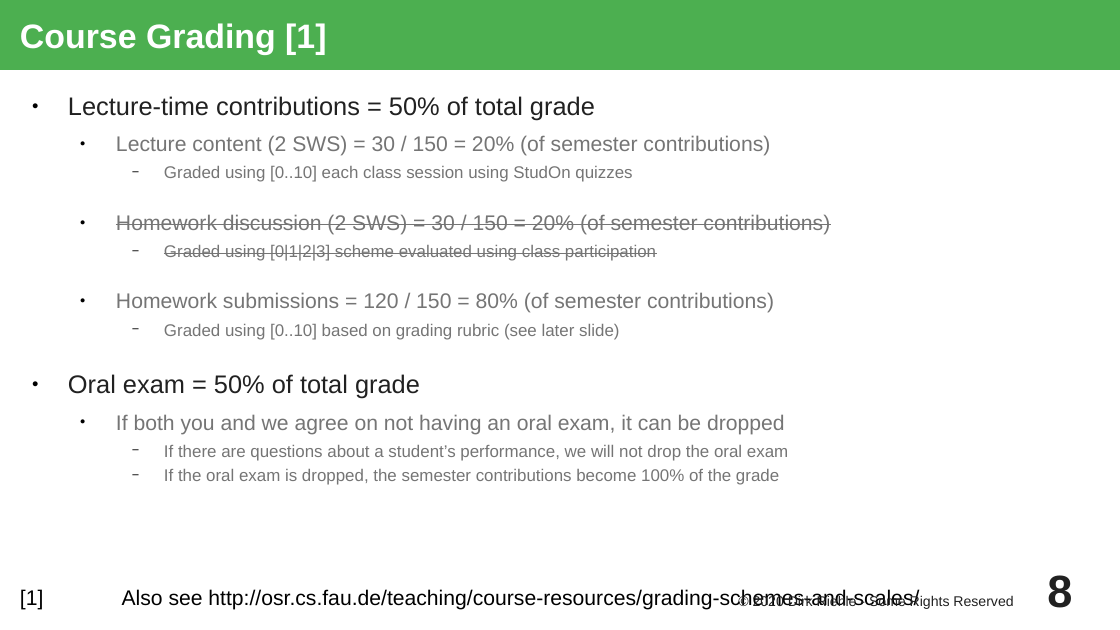
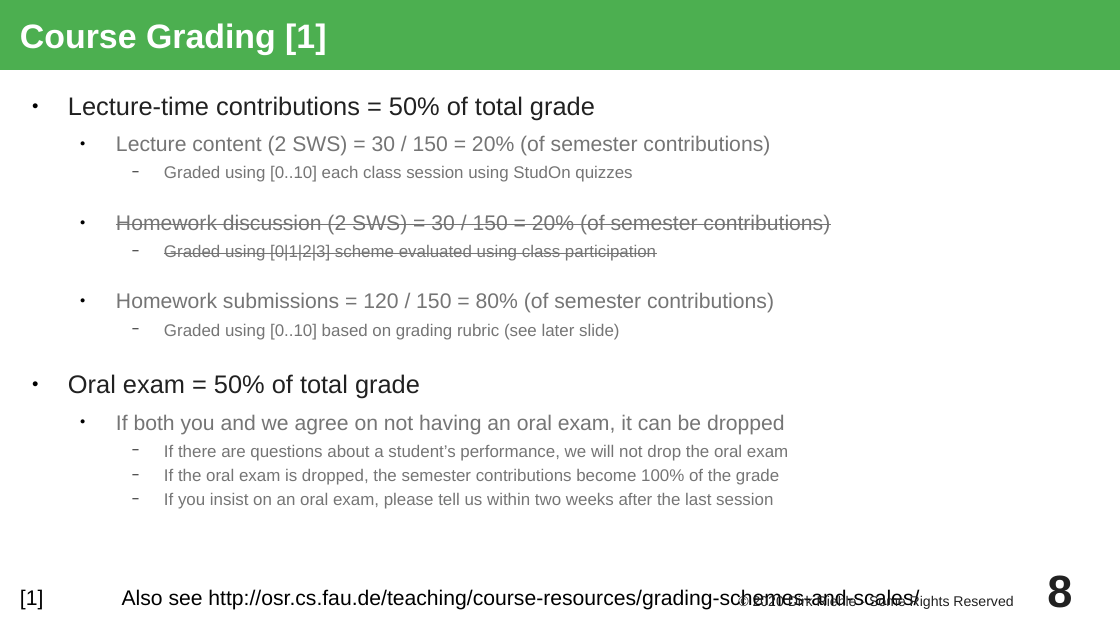
Before and after one commit to dirkriehle/nyt-course, a slide deck: slide 8 of Lecture slides/NYT A01 - Course Introduction.odp. Drawn at 1120x630 pixels with LibreOffice and Linux fonts; fonts in the diff are those of the drawing. Boxes give left, top, right and bottom in pixels: in the first picture for what was removed or moved away, otherwise in the second. Text is boxed around its words. In the diff, an @@ line names an element or a change of style, - is before the commit and + after.

```diff
--- a/Lecture slides/NYT A01 - Course Introduction.odp
+++ b/Lecture slides/NYT A01 - Course Introduction.odp
@@ text at (164, 493, 773, 509): paragraph added @@
+    − If you insist on an oral exam, please tell us within two weeks after the last session
```
Also in this commit, not shown: 3 other slides changed, 1 other file.
